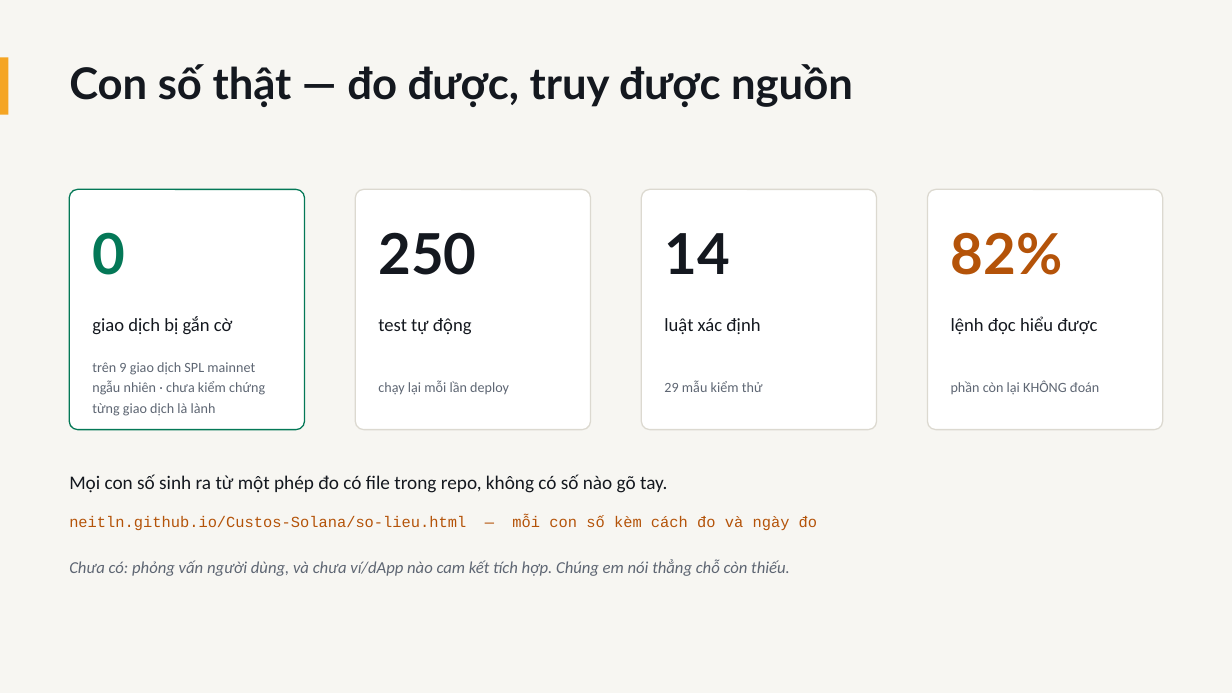
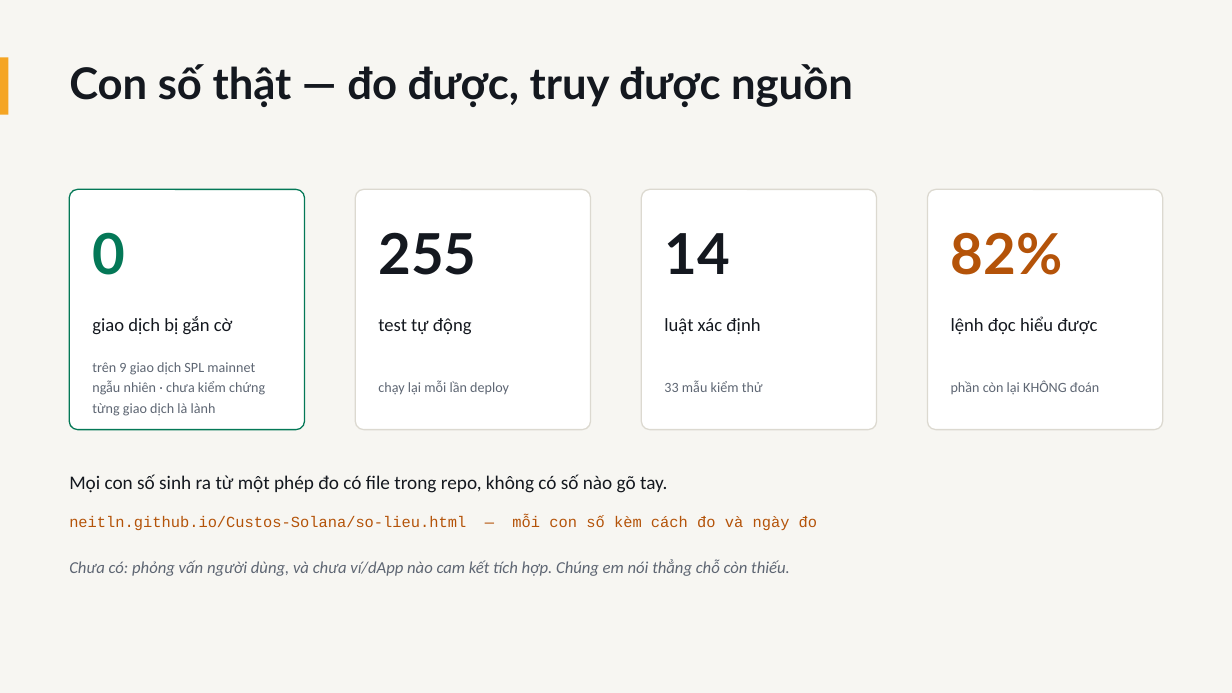
Before and after one commit to NeitLN/Custos-Solana, a slide deck: slide 9 of docs/nop-bai/CUSTOS-PITCH.pptx. Drawn at 1232x693 pixels with LibreOffice and Linux fonts; fonts in the diff are those of the drawing. Boxes give left, top, right and bottom in pixels: in the first picture for what was removed or moved away, otherwise in the second. Text is boxed around its words. In the diff, an @@ line names an element or a change of style, - is before the commit and + after.

```diff
--- a/docs/nop-bai/CUSTOS-PITCH.pptx
+++ b/docs/nop-bai/CUSTOS-PITCH.pptx
@@ text at [378, 232, 476, 275]: text changed @@
-250
+255
@@ text at [664, 380, 763, 392]: text changed @@
-29 mẫu kiểm thử
+33 mẫu kiểm thử
```
Also in this commit, not shown: 12 other files.
